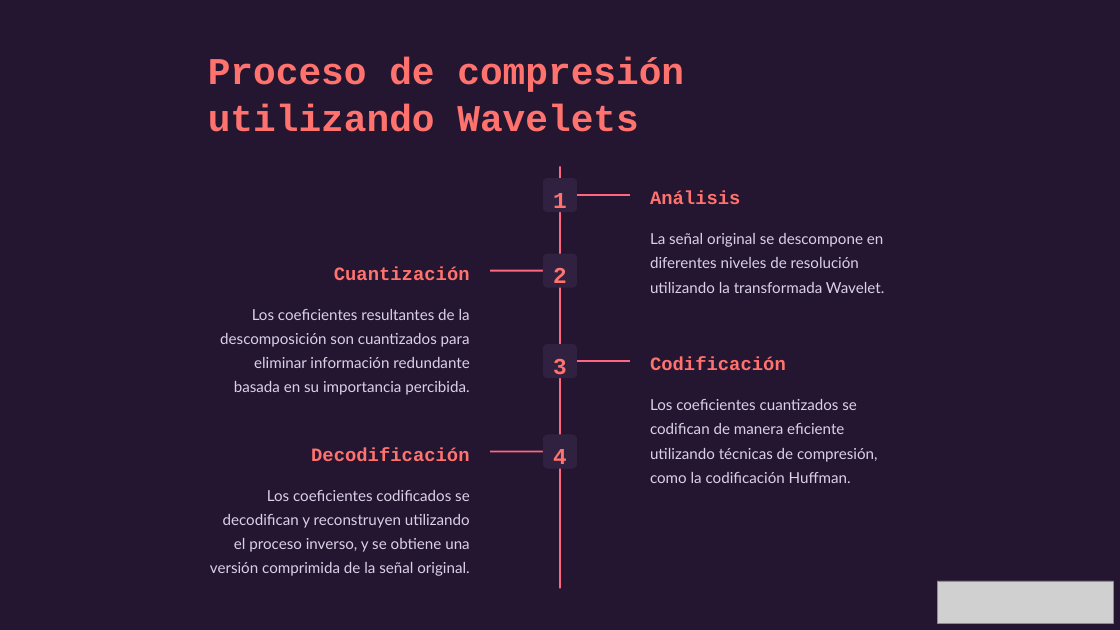
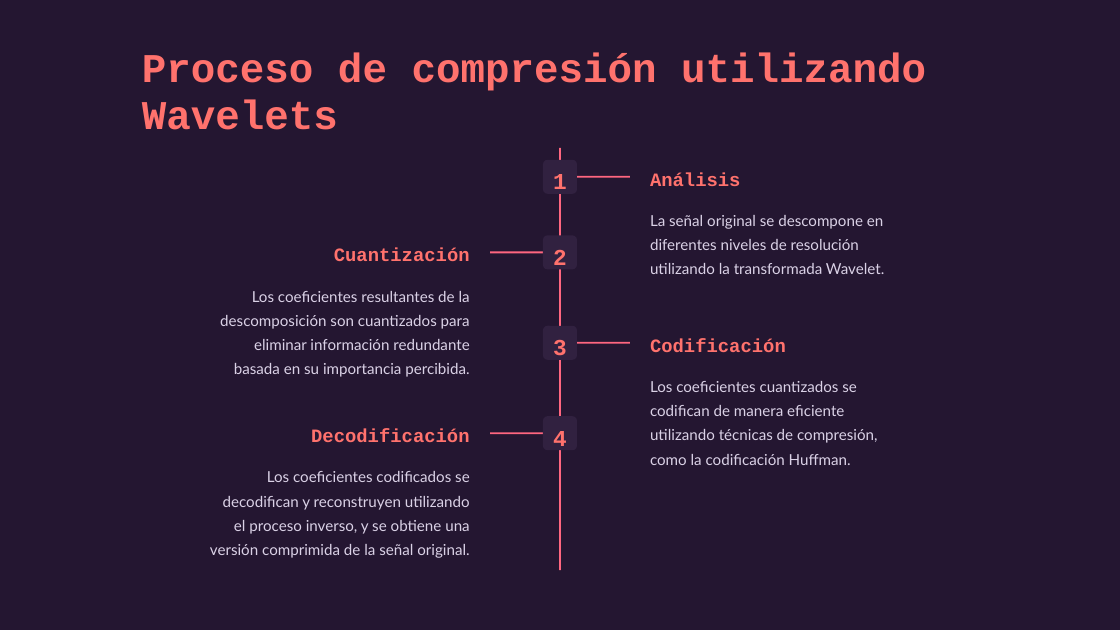
Before and after one commit to arieme1/Trabajo_Comprension_Imagenes, a slide deck: slide 4 of Compresion-de-imagenes-y-videos-via-Wavelets.pptx. Drawn at 1120x630 pixels with LibreOffice and Linux fonts; fonts in the diff are those of the drawing; grey boxes stand for pictures. Boxes give left, top, right and bottom in pixels: in the first picture for what was removed or moved away, otherwise in the second. Text is boxed around its words. In the diff, an @@ line names an element or a change of style, - is before the commit and + after.

Commit message:
Actualización del PowePoint y del programa de compresión sencillo

```diff
--- a/Compresion-de-imagenes-y-videos-via-Wavelets.pptx
+++ b/Compresion-de-imagenes-y-videos-via-Wavelets.pptx
@@ text "Proceso de compresión utilizando Wavelets": place and size @@
-text "Proceso de compresión utilizando Wavelets" at (208, 57, 684, 132)
+text "Proceso de compresión utilizando Wavelets" at (142, 52, 926, 130)
@@ text "Proceso de compresión utilizando Wavelets" at (142, 52, 926, 130): size 38.9 to 42 pt @@
@@ 12 texts, 5 rectangles, 4 rounded rectangles: place and size @@
-12 texts, 5 rectangles, 4 rounded rectangles at (210, 167, 884, 589)
+12 texts, 5 rectangles, 4 rounded rectangles at (210, 148, 884, 570)
@@ picture removed at (937, 581, 1113, 623) @@
```
Also in this commit, not shown: 6 other slides changed, 2 slides added, 1 slide removed, 1 other file.
